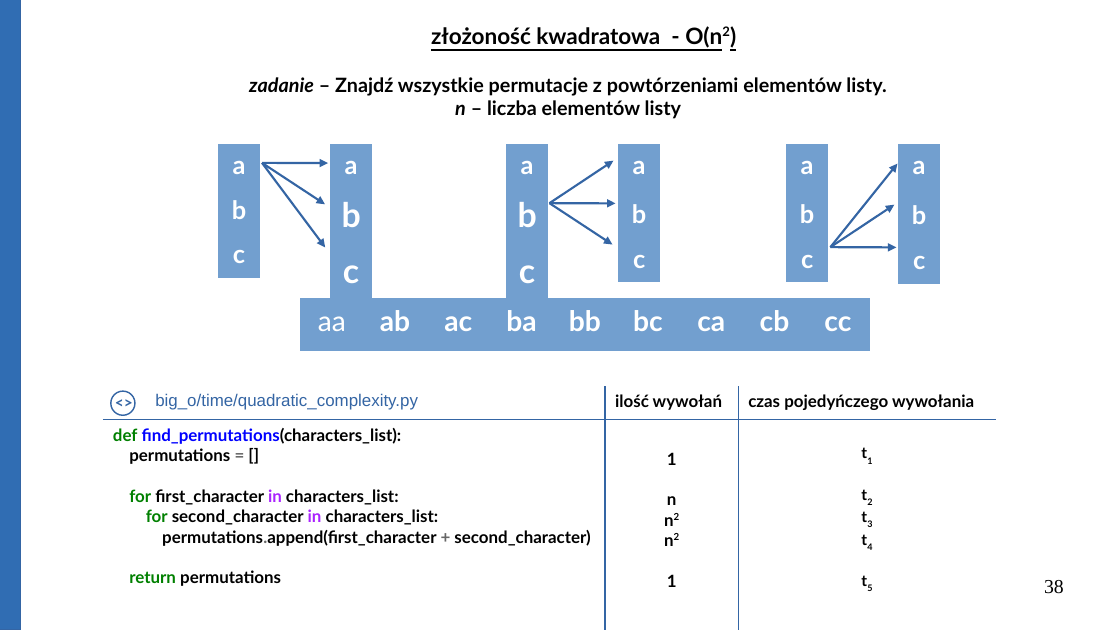
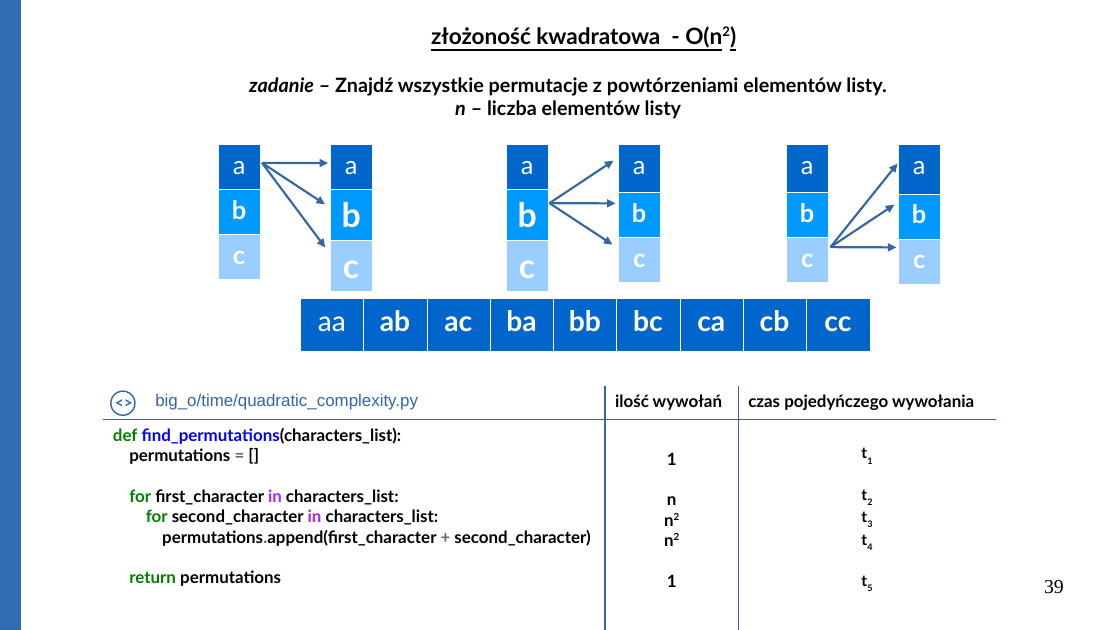
Before and after one commit to Michael-Wisniewski/algorithmic-workshop, a slide deck: slide 39 of gotowa.odp (slide 38 before the commit). Drawn at 1120x630 pixels with LibreOffice and Linux fonts; fonts in the diff are those of the drawing. Boxes give left, top, right and bottom in pixels: in the first picture for what was removed or moved away, otherwise in the second. Text is boxed around its words. In the diff, an @@ line names an element or a change of style, - is before the commit and + after.

```diff
--- a/gotowa.odp
+++ b/gotowa.odp
@@ table at (219,144,260,275) @@
@@ fill #729FCF to #0066CC in row 1, column 1 @@
@@ fill #729FCF to #0099FF in row 2, column 1 @@
@@ fill #729FCF to #99CCFF in row 3, column 1 @@
@@ bold off in "a" @@
@@ borders changed @@
@@ table at (330,144,372,282) @@
@@ fill #729FCF to #0066CC in row 1, column 1 @@
@@ fill #729FCF to #0099FF in row 2, column 1 @@
@@ fill #729FCF to #99CCFF in row 3, column 1 @@
@@ bold off in "a" @@
@@ borders changed @@
@@ table at (506,144,548,282) @@
@@ fill #729FCF to #0066CC in row 1, column 1 @@
@@ fill #729FCF to #0099FF in row 2, column 1 @@
@@ fill #729FCF to #99CCFF in row 3, column 1 @@
@@ bold off in "a" @@
@@ borders changed @@
@@ table at (618,144,660,283) @@
@@ fill #729FCF to #0066CC in row 1, column 1 @@
@@ fill #729FCF to #0099FF in row 2, column 1 @@
@@ fill #729FCF to #99CCFF in row 3, column 1 @@
@@ bold off in "a" @@
@@ borders changed @@
@@ table at (787,144,828,283) @@
@@ fill #729FCF to #0066CC in row 1, column 1 @@
@@ fill #729FCF to #0099FF in row 2, column 1 @@
@@ fill #729FCF to #99CCFF in row 3, column 1 @@
@@ bold off in "a" @@
@@ borders changed @@
@@ table at (898,144,940,284) @@
@@ fill #729FCF to #0066CC in row 1, column 1 @@
@@ fill #729FCF to #0099FF in row 2, column 1 @@
@@ fill #729FCF to #99CCFF in row 3, column 1 @@
@@ bold off in "a" @@
@@ borders changed @@
@@ table at (301,298,869,351) @@
@@ fill #729FCF to #0066CC in row 1 @@
@@ borders changed @@
@@ page number at (1044,580,1064,594): text changed @@
-38
+39
```
Also in this commit, not shown: 16 other slides changed, 11 slides added, 2 slides removed, 8 other files.
